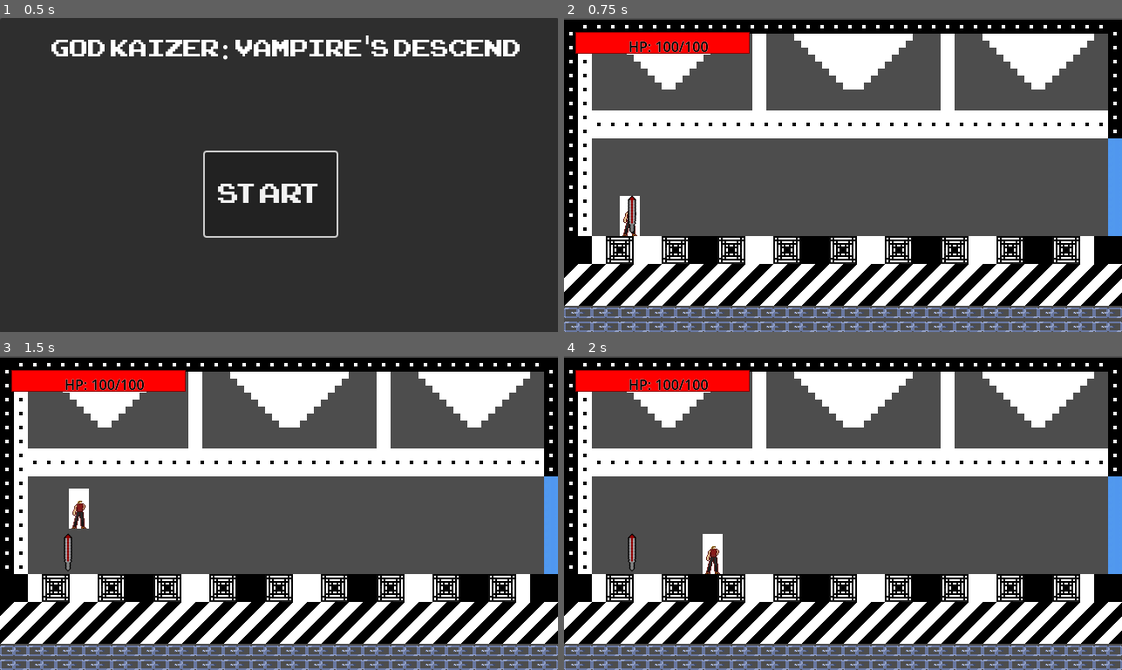
Above: before the commit, frames 1-4 (two rows, left to right).
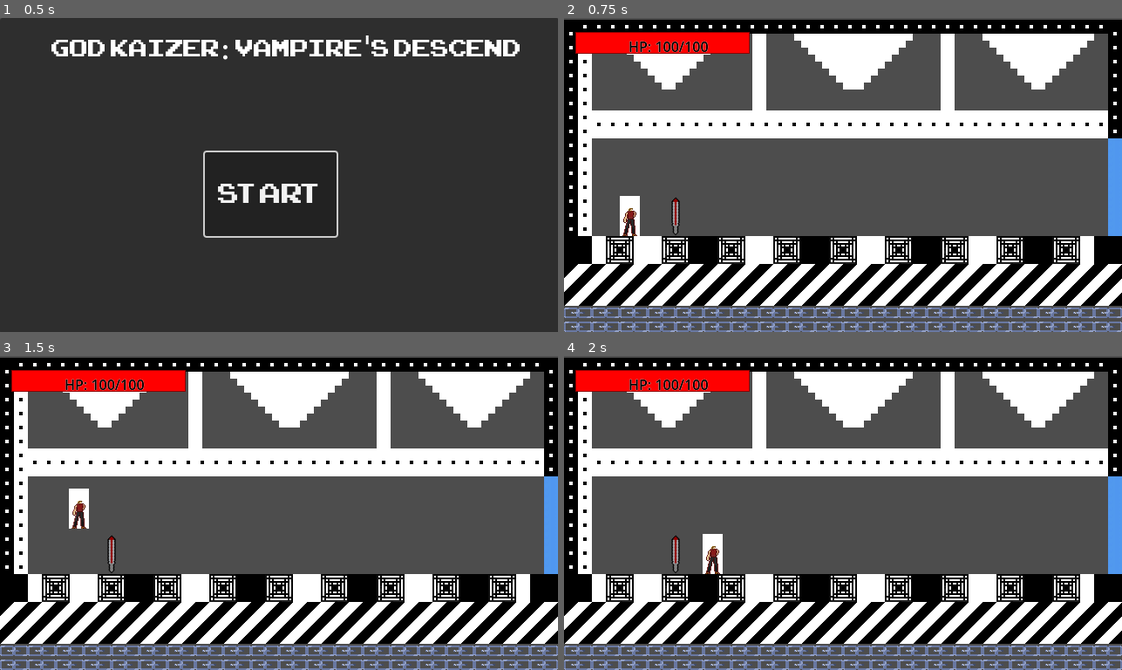
Above: after the commit, the same moments.

Repository: CaptainAbby-Mittens/God-Kaizer-Vampire-s-Descent
Game: Godot game, scene res://scenes/Area1/MainMenu.tscn
Same seed, same stepped clock (60 frames per second), same inputs: the game is played once before the commit and once after it.
Inputs:
- Up to frame 1 (0.5 s): no input
- Up to frame 2 (0.75 s): click "Start" at 0.5 s
- Up to frame 3 (1.5 s): tap Enter (ui_accept) at 1.25 s; hold Right (ui_right) from 1.28 s (still down); tap A (attack, bound only after the commit) at 1.35 s
- Up to frame 4 (2 s): keep holding Right (ui_right); tap Enter (ui_accept) at 1.52 s

Frame 1 is identical in both runs. In frame 2, 0.3% of the frame differs, in the area x 11-21%, y 56-70%; in frame 3, 0.3%; in frame 4, 0.3%.

Commit message:
updated weapon script

Diff:
--- a/Project God Kaizer Vampire's Descend/project.godot
+++ b/Project God Kaizer Vampire's Descend/project.godot
@@ -29,3 +29,11 @@
 [editor_plugins]
 
 enabled=PackedStringArray("res://addons/godot_super-wakatime/plugin.cfg")
+
+[input]
+
+attack={
+"deadzone": 0.2,
+"events": [Object(InputEventKey,"resource_local_to_scene":false,"resource_name":"","device":-1,"window_id":0,"alt_pressed":false,"shift_pressed":false,"ctrl_pressed":false,"meta_pressed":false,"pressed":false,"keycode":0,"physical_keycode":65,"key_label":0,"unicode":97,"location":0,"echo":false,"script":null)
+]
+}
--- a/Project God Kaizer Vampire's Descend/scenes/Area1/room_start.tscn
+++ b/Project God Kaizer Vampire's Descend/scenes/Area1/room_start.tscn
@@ -13361,4 +13361,4 @@
 use_kinematic_bodies = true
 
 [node name="StartSword" parent="." instance=ExtResource("4_qeig3")]
-position = Vector2(78, 226)
+position = Vector2(128, 227.99998)
--- a/Project God Kaizer Vampire's Descend/scripts/WeaponScripts/WeaponWAnimation.gd
+++ b/Project God Kaizer Vampire's Descend/scripts/WeaponScripts/WeaponWAnimation.gd
@@ -1,89 +1,42 @@
-# WeaponWAnimation.gd
+# WeaponWAnimation.gd - Corrected version
 extends Area2D
 
 @export var weapon_name: String = "Sword"
 @export var damage: int = 30
-@export var attack_speed: float = 1.0
-@export var weapon_range: float = 80.0
-
-# Correct node paths for your structure
 @onready var sprite = $Sprite2D
-@onready var animation_player = $AnimationPlayer
-@onready var collision = $CollisionShape2D  # ← Direct child of Area2D
-
 var is_equipped: bool = false
-var current_owner: Node2D = null
-var is_attacking: bool = false
 
 func _ready():
-	# Debug node detection
-	print("Weapon loading: ", weapon_name)
-	print("Sprite2D found: ", sprite != null)
-	print("AnimationPlayer found: ", animation_player != null)
-	print("CollisionShape2D found: ", collision != null)
+	# Connect signals
+	body_entered.connect(_on_body_entered)
 
-	# Only setup if nodes exist
-	if collision:
-		body_entered.connect(_on_body_entered)
-		add_to_group("weapons")
-		collision_layer = 2
-		collision_mask = 1
-	else:
-		push_error("CollisionShape2D not found in weapon: " + name)
+	# Set collision layers
+	collision_layer = 2  # Pickup layer
+	collision_mask = 1   # Player layer
+
+	print("Weapon ready: ", weapon_name)
 
 func _on_body_entered(body):
+	print("Weapon: Body entered - ", body.name)
+
 	if body.is_in_group("player") and not is_equipped:
+		print("Weapon: Attempting pickup")
 		pick_up(body)
 
 func pick_up(player):
 	print("Picking up: ", weapon_name)
-	current_owner = player
 	is_equipped = true
 
-	if collision:
-		collision.set_deferred("disabled", true)
-	if sprite:
-		sprite.visible = false
+	# Disable collision but DON'T remove the node
+	if has_node("CollisionShape2D"):
+		$CollisionShape2D.set_deferred("disabled", true)
 
+	# Hide the world sprite (it will be replaced by player's weapon sprite)
+	if has_node("Sprite2D"):
+		$Sprite2D.visible = false
+
+	# Call player's equip method
 	if player.has_method("equip_weapon"):
 		player.equip_weapon(self)
-
-func attack():
-	if not is_equipped or is_attacking:
-		return
-
-	is_attacking = true
-	print(weapon_name, " attacking!")
-
-	play_attack_animation()
-
-	# Damage enemies in range
-	apply_damage_to_enemies()
-
-func play_attack_animation():
-	if animation_player and animation_player.has_animation("attack"):
-		animation_player.play("attack")
-		await animation_player.animation_finished
-		is_attacking = false
 	else:
-		print("Attack animation not found!")
-		is_attacking = false
-
-func apply_damage_to_enemies():
-	if not is_equipped or not current_owner:
-		return
-
-	var enemies = get_tree().get_nodes_in_group("enemies")
-	for enemy in enemies:
-		if enemy.global_position.distance_to(global_position) <= weapon_range:
-			if enemy.has_method("take_damage"):
-				enemy.take_damage(damage)
-				print("Hit enemy for ", damage, " damage!")
-
-func get_weapon_data() -> Dictionary:
-	return {
-		"name": weapon_name,
-		"damage": damage,
-		"attack_speed": attack_speed,
-		"range": weapon_range
-	}
+		print("ERROR: Player missing equip_weapon method!")
--- a/Project God Kaizer Vampire's Descend/scripts/character_body_2d.gd
+++ b/Project God Kaizer Vampire's Descend/scripts/character_body_2d.gd
@@ -54,7 +54,7 @@
 	handle_weapon_input()
 
 func handle_weapon_input():
-	if Input.is_action_just_pressed("ui_attack") and can_attack and current_weapon:
+	if Input.is_action_just_pressed("attack") and can_attack and current_weapon:
 		attack_with_weapon()
 
 func attack_with_weapon():
@@ -74,18 +74,16 @@
 
 	# Drop current weapon if any
 	if current_weapon:
-		current_weapon.position = Vector2(20, 0)  # Adjust as needed
-		current_weapon.z_index = 1  # Make sure weapon renders above player
 		drop_current_weapon()
 
 	# Equip new weapon
 	current_weapon = new_weapon
 
-	# Update weapon sprite
-	if weapon_sprite and new_weapon.sprite:
-		weapon_sprite.texture = new_weapon.sprite.texture
-		weapon_sprite.hframes = new_weapon.sprite.hframes
-		weapon_sprite.vframes = new_weapon.sprite.vframes
+	# Update weapon sprite - FIXED: Use get_node() to access the Sprite2D
+	if weapon_sprite and new_weapon.has_node("Sprite2D"):
+		weapon_sprite.texture = new_weapon.get_node("Sprite2D").texture
+		weapon_sprite.hframes = new_weapon.get_node("Sprite2D").hframes
+		weapon_sprite.vframes = new_weapon.get_node("Sprite2D").vframes
 		weapon_sprite.visible = true
 
 	print("Weapon equipped: ", current_weapon.weapon_name)
